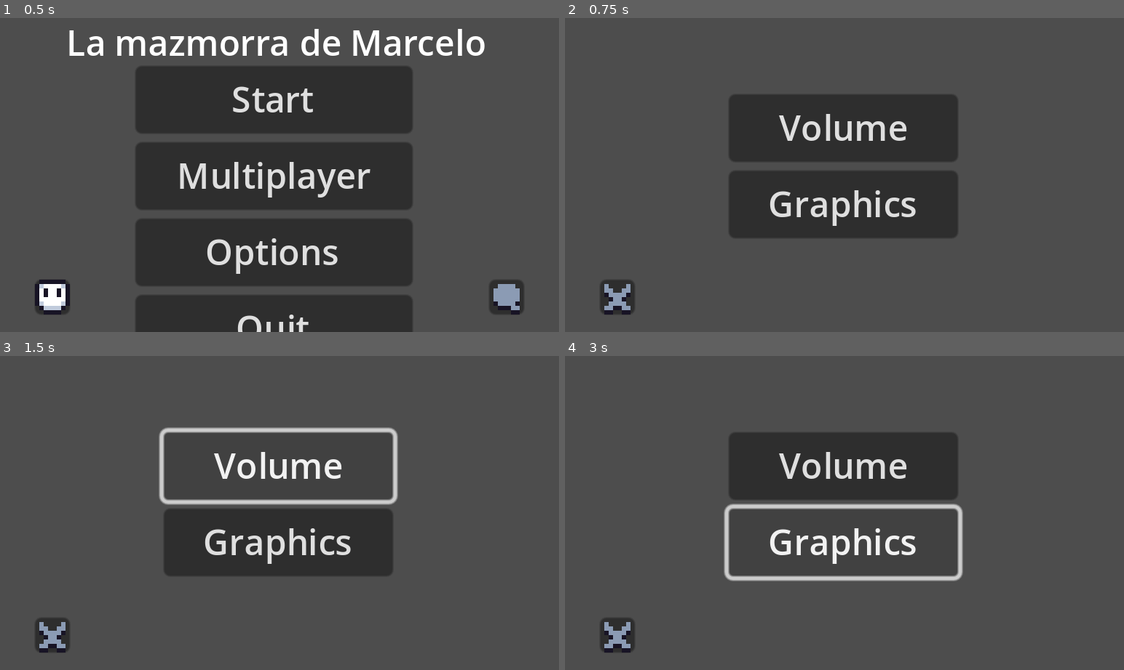
Above: before the commit, frames 1-4 (two rows, left to right).
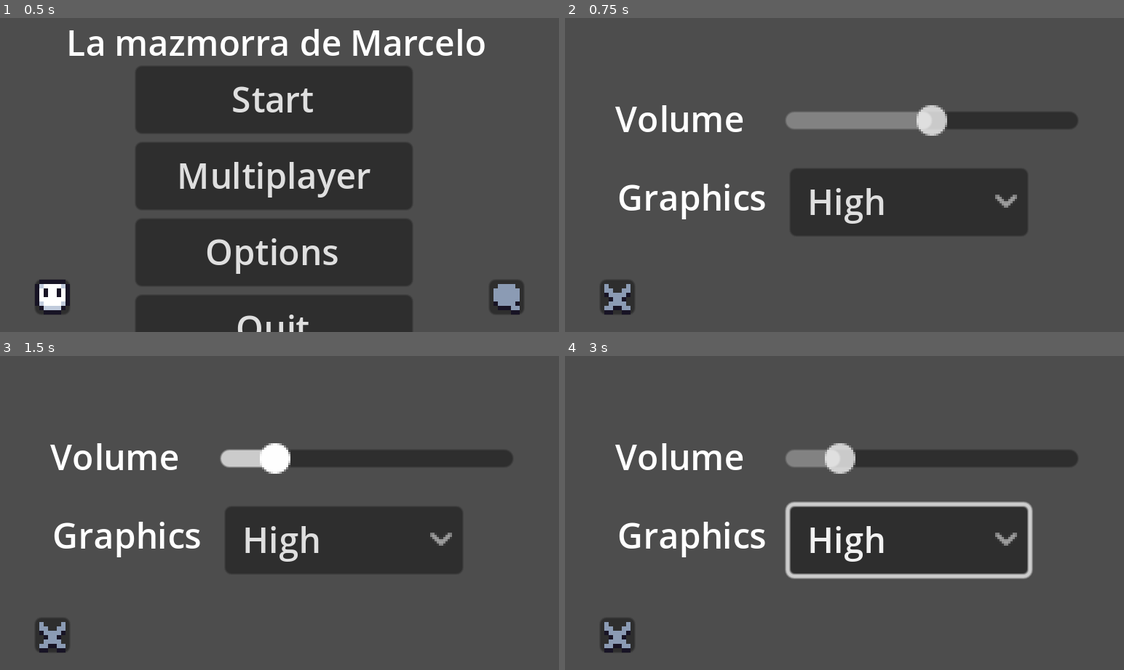
Above: after the commit, the same moments.

Repository: alvarolh33/marcelo
Game: Godot game, scene res://scenes/menu.tscn
Same seed, same stepped clock (60 frames per second), same inputs: the game is played once before the commit and once after it.
Inputs (mouse positions are in pixels of both pictures, inside the frame that each line leads up to):
- Up to frame 1 (0.5 s): no input
- Up to frame 2 (0.75 s): click "Options" at 0.5 s
- Up to frame 3 (1.5 s): click (279, 465) at 1.25 s, where only the run before the commit has a clickable "Volume"
- Up to frame 4 (3 s): click (911, 541) at 2 s, where only the run after the commit has a clickable "High"; click (844, 541) at 2.75 s, where only the run before the commit has a clickable "Graphics"

Frame 1 is identical in both runs. In frame 2, 17% of the frame differs, in the area x 8-92%, y 24-70%; in frame 3, 12%; in frame 4, 17%.

Commit message:
Menú opciones actualizado

Diff:
--- a/scenes/options.tscn
+++ b/scenes/options.tscn
@@ -12,20 +12,50 @@
 grow_vertical = 2
 script = ExtResource("1_gg6jm")
 
-[node name="VBoxContainer" type="VBoxContainer" parent="."]
+[node name="Volume" type="Label" parent="."]
 layout_mode = 0
-offset_left = 75.0
+offset_left = 23.0
 offset_top = 35.0
-offset_right = 180.0
-offset_bottom = 115.0
-
-[node name="Volume" type="Button" parent="VBoxContainer"]
-layout_mode = 2
+offset_right = 82.0
+offset_bottom = 58.0
 text = "Volume"
 
-[node name="Graphics" type="Button" parent="VBoxContainer"]
-layout_mode = 2
+[node name="Volume Bar" type="HSlider" parent="Volume"]
+layout_mode = 0
+offset_left = 78.0
+offset_top = 4.0
+offset_right = 212.0
+offset_bottom = 20.0
+value = 50.0
+ticks_on_borders = true
+
+[node name="Graphics" type="Label" parent="."]
+layout_mode = 0
+offset_left = 24.0
+offset_top = 71.0
+offset_right = 93.0
+offset_bottom = 94.0
 text = "Graphics"
+
+[node name="Graphics Option" type="OptionButton" parent="Graphics"]
+layout_mode = 1
+anchors_preset = -1
+anchor_left = 1.15942
+anchor_top = 0.217391
+anchor_right = 1.81159
+anchor_bottom = 1.08696
+offset_left = -1.0
+offset_top = -7.0
+offset_right = 63.0
+offset_bottom = 4.0
+item_count = 3
+selected = 0
+popup/item_0/text = "High"
+popup/item_0/id = 0
+popup/item_1/text = "Medium"
+popup/item_1/id = 1
+popup/item_2/text = "Low"
+popup/item_2/id = 2
 
 [node name="Back" type="Button" parent="."]
 layout_mode = 0
@@ -42,6 +72,4 @@
 vframes = 2
 frame = 11
 
-[connection signal="pressed" from="VBoxContainer/Volume" to="." method="_on_volume_pressed"]
-[connection signal="pressed" from="VBoxContainer/Graphics" to="." method="_on_graphics_pressed"]
 [connection signal="pressed" from="Back" to="." method="_on_return_to_menu_pressed"]
--- a/scripts/options.gd
+++ b/scripts/options.gd
@@ -1,10 +1,4 @@
 extends Control
-
-func _on_volume_pressed():
-	get_tree().change_scene_to_file("res://scenes/volume.tscn")
-
-func _on_graphics_pressed():
-	get_tree().change_scene_to_file("res://scenes/graphics.tscn")
 
 func _on_return_to_menu_pressed():
 	get_tree().change_scene_to_file("res://scenes/menu.tscn")
